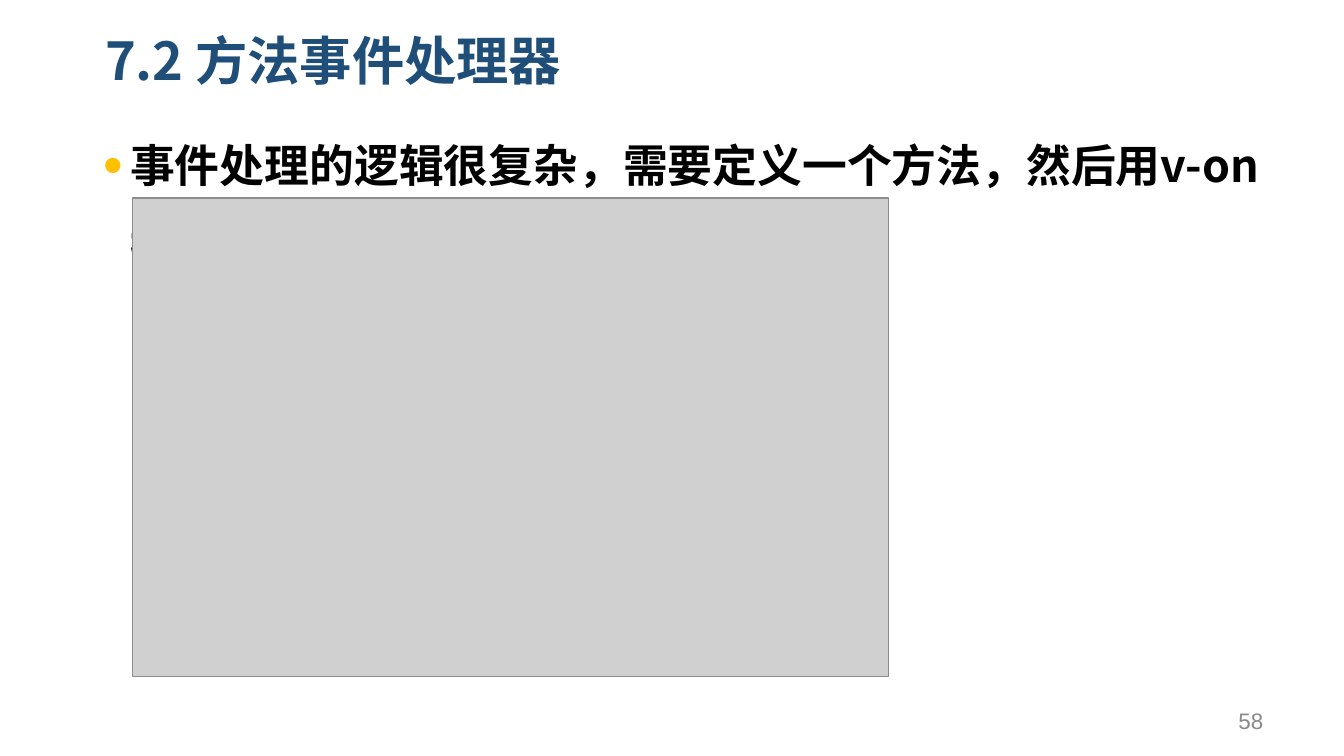
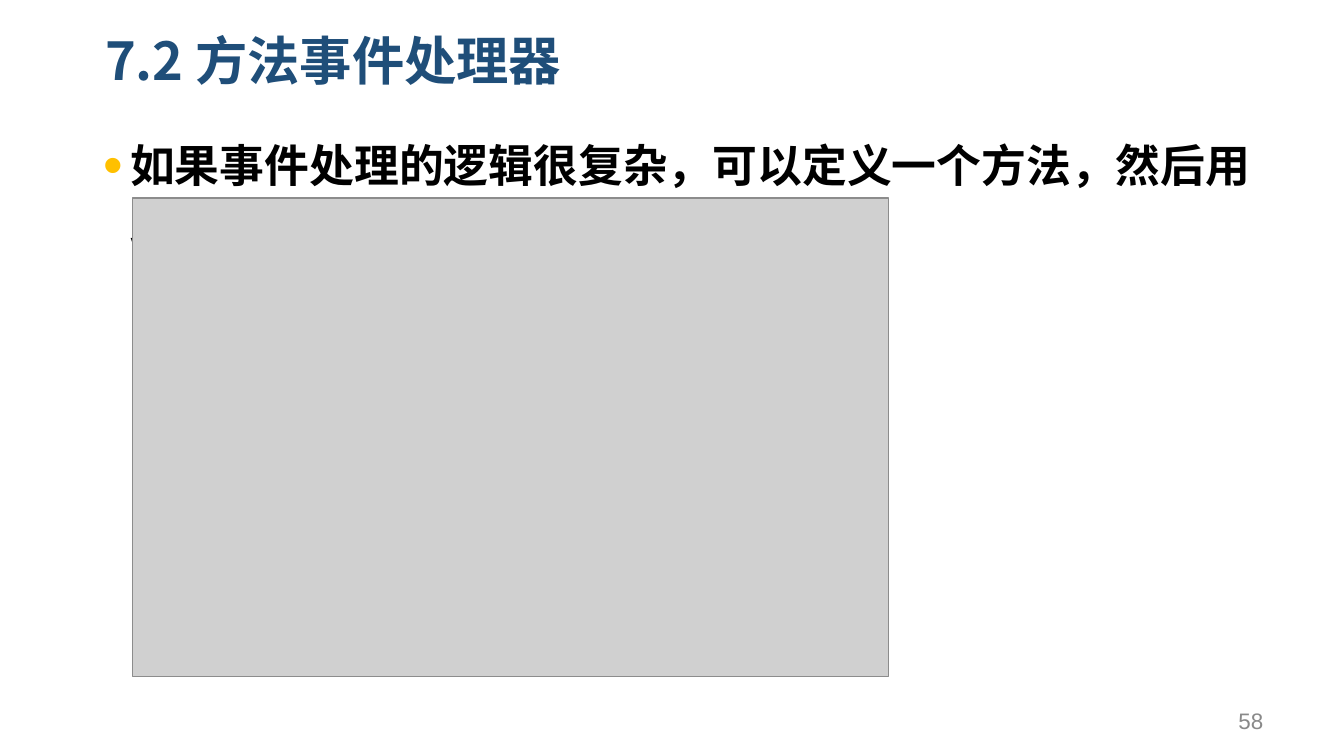
Before and after one commit to yxl2628/vuejs, a slide deck: slide 58 of 02 Vue基础.pptx. Drawn at 1344x756 pixels with LibreOffice and Linux fonts; fonts in the diff are those of the drawing; grey boxes stand for pictures. Boxes give left, top, right and bottom in pixels: in the first picture for what was removed or moved away, otherwise in the second. Text is boxed around its words. In the diff, an @@ line names an element or a change of style, - is before the commit and + after.

```diff
--- a/02 Vue基础.pptx
+++ b/02 Vue基础.pptx
@@ text at <box>130,143,1250,274</box>: text changed @@
-• 事件处理的逻辑很复杂，需要定义一个方法，然后用v-on接收
+• 如果事件处理的逻辑很复杂，可以定义一个方法，然后用v-on接收
```
Also in this commit, not shown: 40 other slides changed, 1 other file.
